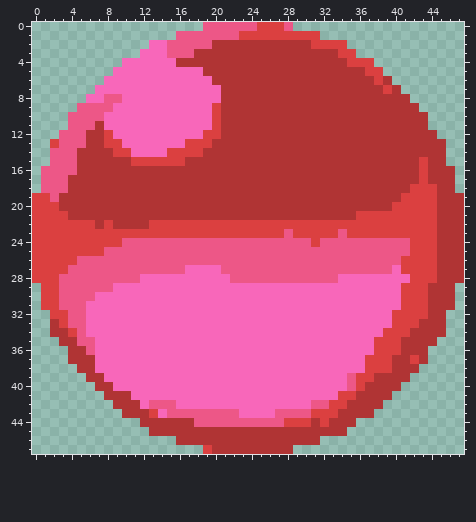
Pixel-art sprite, stored at public/assets/gfx/ballRed.png. This is how it looked before the edit.
The file is 48x48 pixels.
The same view after the edit:
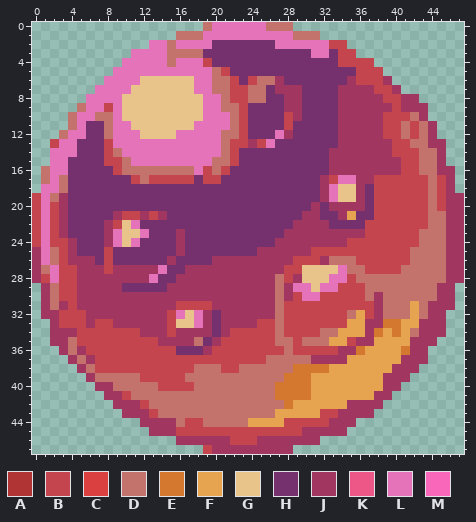
Palette (. is transparent): A #b03434  B #c4454d  C #db4040  D #c4736c  E #d4772f  F #e6a450  G #e9c48a  H #74316e  J #a13761  K #ed5787  L #e473ba  M #f867ba
The edit:
@@ x 0..47 @@
- 0 ...................KKKKKKCCCK...................
- 1 ................KKKKKKKCCCCCCCCC................
- 2 .............MMKKKKKAAAAAAAAAAACCCC.............
- 3 ............MMMKKKAAAAAAAAAAAAAAAACC............
- 4 ..........MMMMMMAAAAAAAAAAAAAAAAAAACCC..........
- 5 .........MMMMMMMMMMAAAAAAAAAAAAAAAAAACC.........
- 6 ........MMMMMMMMMMMMAAAAAAAAAAAAAAAAAACA........
- 7 .......MMMMMMMMMMMMMMAAAAAAAAAAAAAAAAAACA.......
- 8 ......MMKKMMMMMMMMMMMAAAAAAAAAAAAAAAAAAAAA......
- 9 .....KKKKMMMMMMMMMMMCAAAAAAAAAAAAAAAAAAAAAA.....
-10 ....KKKKMMMMMMMMMMMMCAAAAAAAAAAAAAAAAAAAAAAA....
-11 ....KKKAMMMMMMMMMMMMCAAAAAAAAAAAAAAAAAAAAAAA....
-12 ...KKKAACMMMMMMMMMMCCAAAAAAAAAAAAAAAAAAAAAAAA...
-13 ..CKKKAACCMMMMMMMCCCAAAAAAAAAAAAAAAAAAAAAAAAAA..
-14 ..KKKAAAACCMMMMCCCCAAAAAAAAAAAAAAAAAAAAAAAAAAA..
-15 ..KKKAAAAAACCCCCCAAAAAAAAAAAAAAAAAAAAAAAAAACAA..
-16 .KKKKAAAAAAAAAAAAAAAAAAAAAAAAAAAAAAAAAAAAAACAAA.
-17 .KKKAAAAAAAAAAAAAAAAAAAAAAAAAAAAAAAAAAAAAAACAAA.
-18 .KKKAAAAAAAAAAAAAAAAAAAAAAAAAAAAAAAAAAAAAACCCAA.
-19 CCKAAAAAAAAAAAAAAAAAAAAAAAAAAAAAAAAAAAAAACCCCAAA
-20 CCCAAAAAAAAAAAAAAAAAAAAAAAAAAAAAAAAAAAAACCCCCAAA
-21 CCCCAAAAAAAAAAAAAAAAAAAAAAAAAAAAAAAACCCCCCCCCAAA
-22 CCCCCCCACAAAACCCCCCCCCCCCCCCCCCCCCCCCCCCCCCCCAAA
-23 CCCCCCCCCCCCCCCCCCCCCCCCCCCCKCCCCCKCCCCCCCCCCAAA
-24 CCCCCCCCCCKKKKKKKKKKKKKKKKKKKKKCKKKKKKKKKKCCCAAA
-25 CCCCCCCCKKKKKKKKKKKKKKKKKKKKKKKKKKKKKKKKKKCCCAAA
-26 CCCCCKKKKKKKKKKKKKKKKKKKKKKKKKKKKKKKKKKKKCCCCAAA
-27 CCCCKKKKKKKKKKKKKMMMMKKKKKKKKKKKKKKKKKKKMCCCCAAA
-28 CCCKKKKKKKKKMMMMMMMMMMKKKKKKKKKKKKMMMMMMMMCCCAAA
-29 .CCKKKKKKMMMMMMMMMMMMMMMMMMMMMMMMMMMMMMMMCCCAAA.
-30 .CCKKKKMMMMMMMMMMMMMMMMMMMMMMMMMMMMMMMMMMCCCAAA.
-31 .CCKKKMMMMMMMMMMMMMMMMMMMMMMMMMMMMMMMMMMMCCCAAA.
-32 ..CCKKMMMMMMMMMMMMMMMMMMMMMMMMMMMMMMMMMMCCCCAA..
-33 ..ACKKMMMMMMMMMMMMMMMMMMMMMMMMMMMMMMMMMMCCCAAA..
-34 ..AACKMMMMMMMMMMMMMMMMMMMMMMMMMMMMMMMMMCCCAAAA..
-35 ...AAKKMMMMMMMMMMMMMMMMMMMMMMMMMMMMMMMCCCAAAA...
-36 ....AAKMMMMMMMMMMMMMMMMMMMMMMMMMMMMMMMCCCAAA....
-37 ....AAAMMMMMMMMMMMMMMMMMMMMMMMMMMMMMMCCCAACA....
-38 .....AAMMMMMMMMMMMMMMMMMMMMMMMMMMMMMMCCCAAA.....
-39 ......AAMMMMMMMMMMMMMMMMMMMMMMMMMMMKCCAAAA......
-40 .......AAMMMMMMMMMMMMMMMMMMMMMMMMMMKCAAAA.......
-41 ........AAAMMMMMMMMMMMMMMMMMMMMMMMCCAAAA........
-42 .........AAAMKKKMMMMMMMMMMMMMMMKKCCAAAA.........
-43 ..........AAACMKKKKKKKKMMMMKKKKCCCAAAA..........
-44 ............AAAAAAKKKKKKKKKKCCCACAAA............
-45 .............AAAAAAAAAAAAAAAAAAAAAA.............
-46 ................AAAAAAAAAAAAAAAA................
-47 ...................CAAAAAAAAA...................
+ 0 ...................DLLLLLLDDD...................
+ 1 ................DDDLLLLLLLLLLDDD................
+ 2 .............LLDLLLLHHHHHHHLLLLLLBB.............
+ 3 ...........LLLLDDDDHHHHHHHHHHHHLLHBB............
+ 4 ..........LLLLLDLLLBHHHHHHHHHHHHHHBBBB..........
+ 5 .........LLLLLLLLLLLDBHHHHHHHHHHHHHHBBB.........
+ 6 ........LLLLGGGGGGLLDDBHBDDJHHHHHHHJBBBJ........
+ 7 .......LLLLGGGGGGGLLDDBBDDHJJJHHHHJJJJBBJ.......
+ 8 ......LLLLGGGGGGGGGLLDBBDDHHJJHHHHJJJJJBBJJ.....
+ 9 .....DLLBLGGGGGGGGGLLDDBHHHHJJHHHHJJJJJJBJJJ....
+10 ....DLLDDLGGGGGGGGGLLLDBHHHHBJHHHHJJJJJBBBDJ....
+11 ....DLHHDLLGGGGGGGLLLLDBHHHHBHHHHHJJJJJBBDBDJ...
+12 ...DLLHHDLLLGGGGLLLLLDDBHHHLJHHHHHJJJJJBBDBDJ...
+13 ..BLLHHHBLLLLLLLLLLLLDBBJBLHHHHHHHJJJJJJBBDDJJ..
+14 ..LLLHHHBDLLLLLLLLLLLDBHHHHHHHHHHJJJJJJJBBBDDJ..
+15 ..LLHHHHBBDLLLLLLLLLDDBHHHHHHHHHHJJJJJJJJBBDDJ..
+16 .DLLHHHHHBDDDDDDDDLBDBHHHHHHHHHHHJJJJJJJJBBDDJJ.
+17 .DLDHHHHHHHBDBBBBBHBBHHHHHHHHHHHJBLLJJBBBBBBDBJ.
+18 .LLDHHHHHHHHHHHHHHHHHHHHHHHHHHHHJLGGJHBBBBBBDBJ.
+19 BLDJHHHHHHHHHHHHHHHHHHHHHHHHHHHHJLGGJHBBBBBBDBJJ
+20 BLBJHHHHHHHHHHHHHHHHHHHHHHHHHHHJHJJJJHBBBBBBDBJJ
+21 BLBJHHHHHJBBJBJHHHHHHHHHHHHHHHJJHHJFHHBBBBBBDDJJ
+22 BLBJHHHHJBGLHHHHHHHHHHHHHHHHHJJJJHHHHBBBBBBBDDJJ
+23 BLBJHHHHJLGGLHHHJHHHHHHHHHHHJJJJJJJJJBBBBBBDDDJJ
+24 BLBBJHHHJLGLHHHHJHHHHHHHHHHJJJJJJJJBBBBBBBBDDDJJ
+25 JLDBJHHHBHHHHHHHJHHHHHHHHJJJJJJBBBBBBBBBBBDDDDJJ
+26 JLDBJJJHBHHHHHHJHHHHJJJJJJJJJBBBJDDDBBBBBBDDDDJJ
+27 JDLBBJJJBJJJJJLHHJJJJJJJJJJJBBGGGGLDDBBBBDDDDDJJ
+28 JBLBBJJJJJJJJLHHJJJJJJJJJJJDBJGGGLLBDDDDDDDDDDJJ
+29 .JDBBJJJJJHHHHHJJJJJJJJJJJJDJLLGLLBBBDDDDDDDDJJ.
+30 .JDBBJJJJJJJJJJJJJJJJJJJJJJDJBLLBBBBBDJDDDDDDJJ.
+31 .JDJBJJJJJJJJJJJBBBBJJJJJJJDBBBBBBBBBBJDDDFDJJJ.
+32 .JJBBBJJJJJJJJJBLGLJHJJJJJJDBBBBBBBDFBJDDDFDJJ..
+33 ..JBBBJBBJJJJJJBGGLJHJJJJBBDBBBBBBBFFJJEEFFJJJ..
+34 ..JJJBBBBBBBJJJBJJJJHJBBBBBDBBBBDDFFFJEFEFDJJJ..
+35 ..JJDBBBBBBBBBJJJJDHJBBBBBBDDBDDDFFBJJFFFFJJJ...
+36 ...JDJBBBBBBBBBBHHHJBBBBBBBBDBBBBBJJEFFFFEJJ....
+37 ....JDJBBBBBBBBBBBBBBBBBBBDDDDDJJJJFFFFFFJJJ....
+38 .....JDBBBBBBBBBBBDDDBBDDDDDDEEEEFFFFFFFJJJ.....
+39 ......JDDDDDBBBBBDDDDDDDDDDDEEEFFFFFFFFJJJ......
+40 .......JJDDDDDBBBBDDDDDDDDDEEEEFFFFFFFFJJ.......
+41 ........JJBDDDDDDDDDDDDDDDDEEEEFFFFFFFJJ........
+42 .........JJJBDDDDDDDDDDDDDDDEFFFFFFJJJJ.........
+43 ..........JJJBDDDDDDDDDDDDDFFFFFBBJJJJ..........
+44 ............JJJJDBBDDDDDFFFFBBBBBJJJ............
+45 .............JJJBBBBBBBBBBBBBBJJJJJ.............
+46 ................JJJJJJBBBJJJJJJJ................
+47 ...................BJJJJJJJJJ...................
Pixel boxes of the changes (left, top, right, bottom) in both pictures:
changed: (32, 22, 464, 454)
